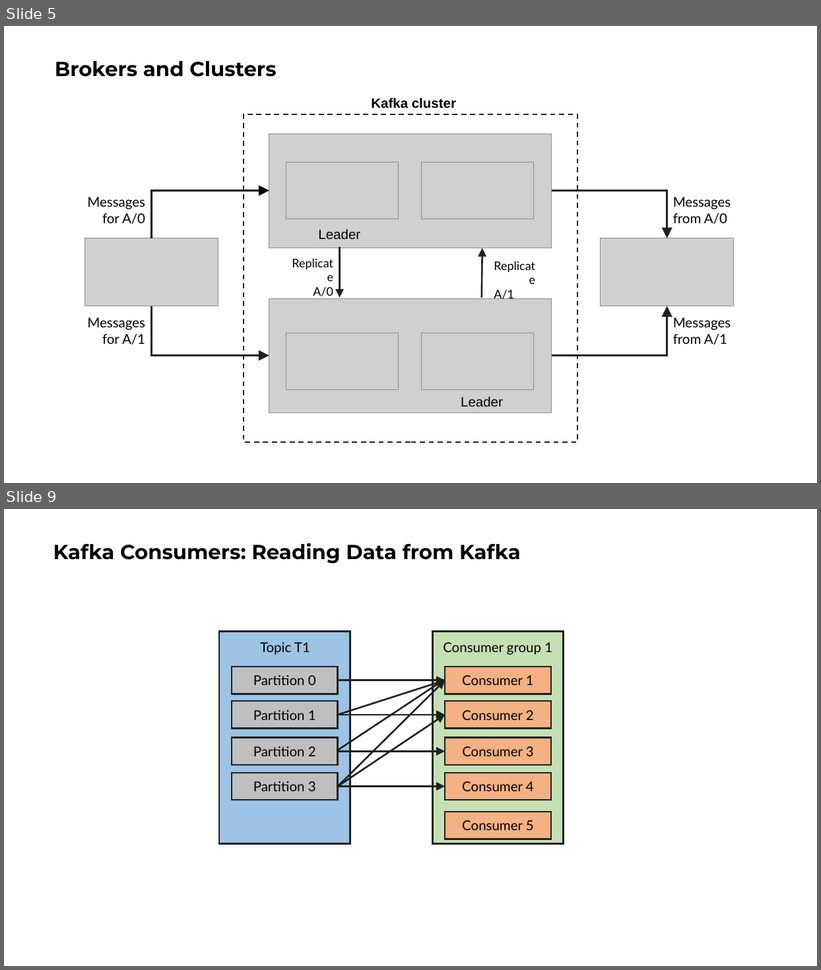
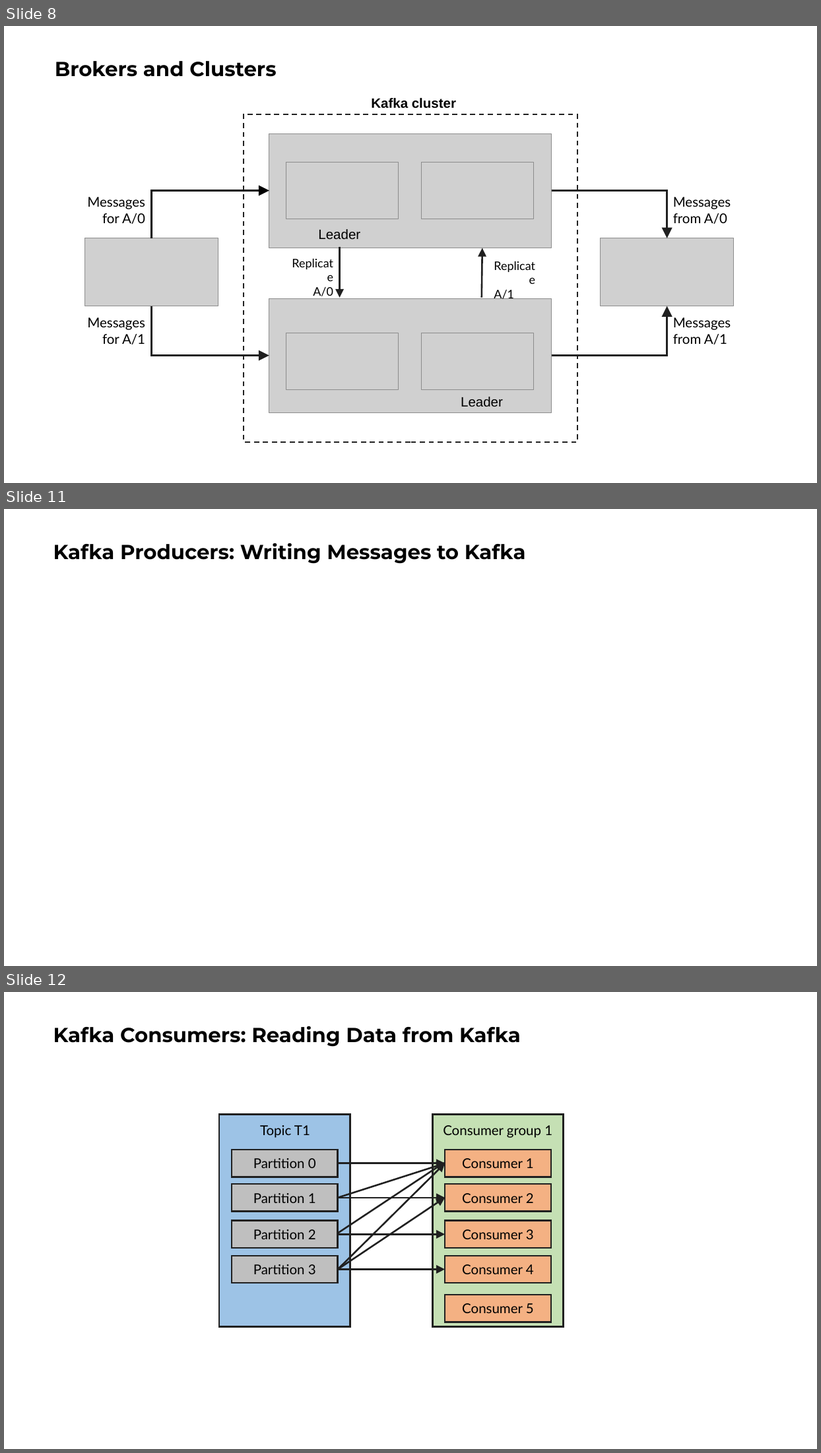
Before and after one commit to ngoctd314/books-note, a slide deck: Kafka Definitive Guide.pptx. Shown one above the other, each under a label of ours: slides 5 and 9 before the commit, slides 8, 11 and 12 after it; the slides between them are not shown. The pictures are 821x970 and 821x1453 pixels, drawn with LibreOffice and Linux fonts; fonts in the diff are those of the drawing; grey boxes stand for pictures. Boxes give left, top, right and bottom in pixels: in the first picture for what was removed or moved away, otherwise in the second. Text is boxed around its words. In the diff, an @@ line names an element or a change of style, - is before the commit and + after.

```diff
--- a/Kafka Definitive Guide.pptx
+++ b/Kafka Definitive Guide.pptx
@@ slide 11 added at (4,509,817,966), background #FFFFFF @@
@@ title added at (54,543,526,564), 24 pt, text #000000, bold @@
+Kafka Producers: Writing Messages to Kafka
@@ what was slide 5 is now slide 8 @@
@@ what was slide 9 is now slide 12 @@
```
Also in this commit, not shown: 2 slides changed, 8 other slides added, 5 slides removed, 3 other files.
